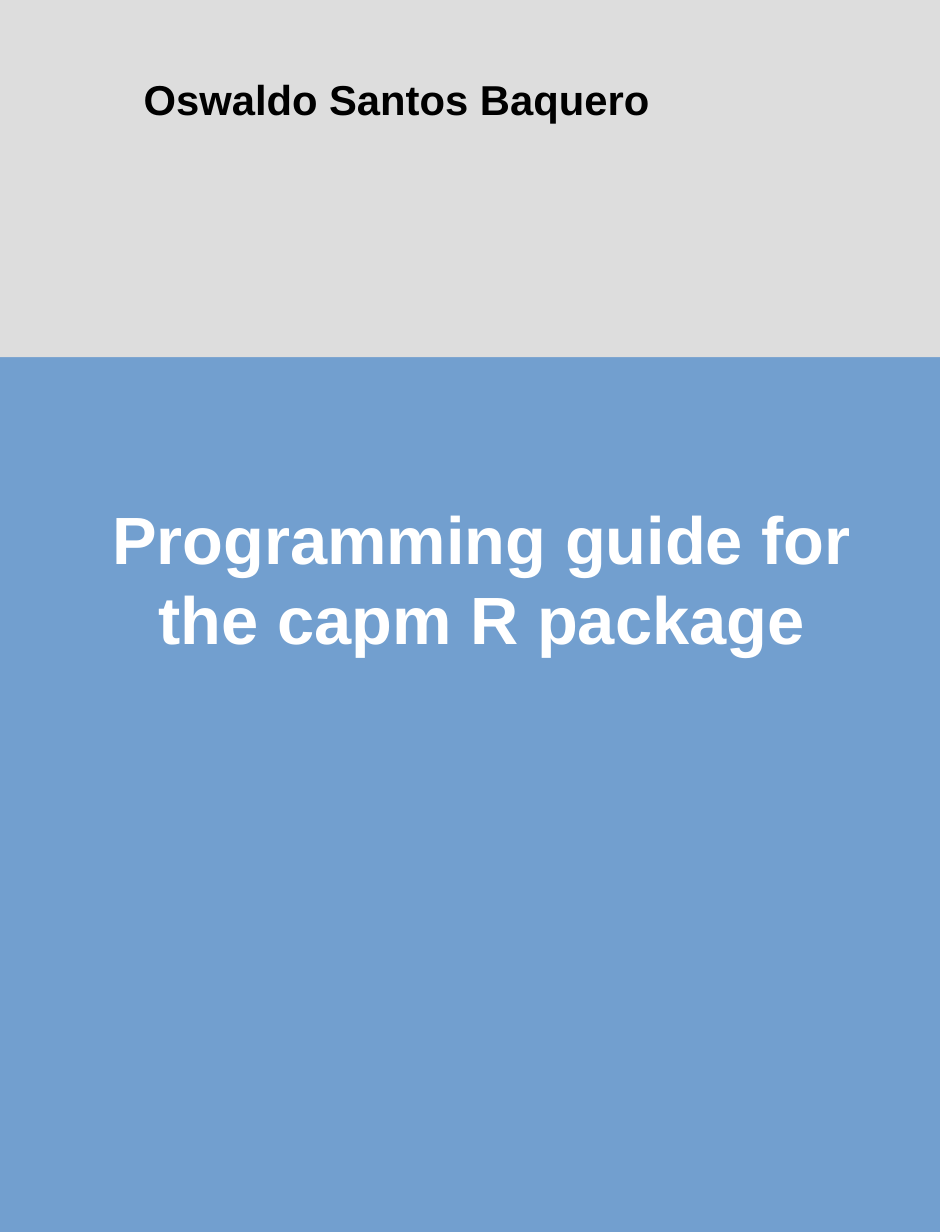
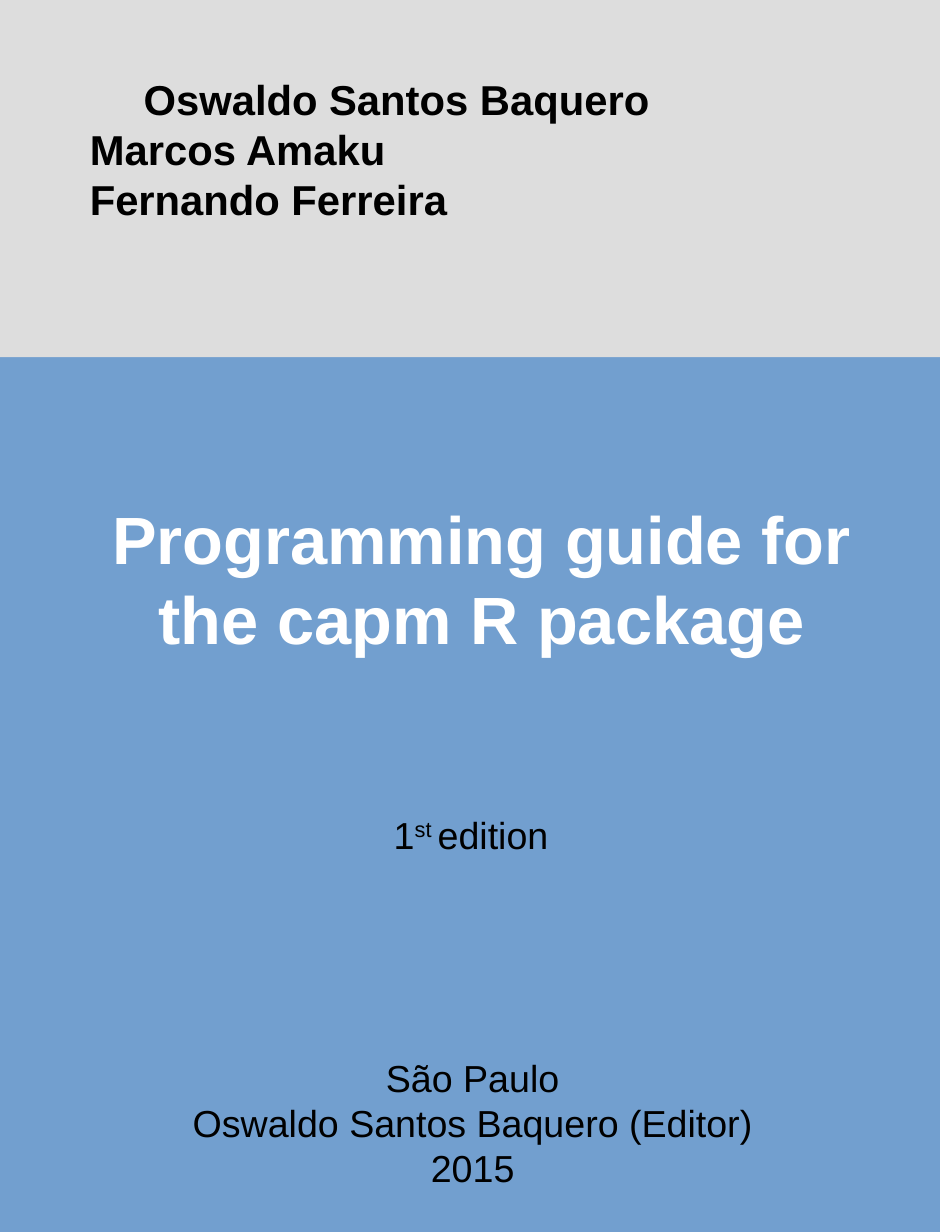
Before and after one commit to eduardocpacheco99/programming-guide-for-the-capm-r-package, a slide deck: slide 1 of cover-en.odp. Drawn at 940x1232 pixels with LibreOffice and Linux fonts; fonts in the diff are those of the drawing. Boxes give left, top, right and bottom in pixels: in the first picture for what was removed or moved away, otherwise in the second. Text is boxed around its words. In the diff, an @@ line names an element or a change of style, - is before the commit and + after.

```diff
--- a/cover-en.odp
+++ b/cover-en.odp
@@ text at [90,134,447,216]: paragraphs added @@
+Marcos Amaku
+Fernando Ferreira
@@ text added at [438,821,549,850], 54 pt, text #000000 @@
+1st edition
@@ text added at [193,1064,752,1183], 54 pt, text #000000 @@
+São Paulo
+Oswaldo Santos Baquero (Editor)
+2015
```
Also in this commit, not shown: 25 other files.
